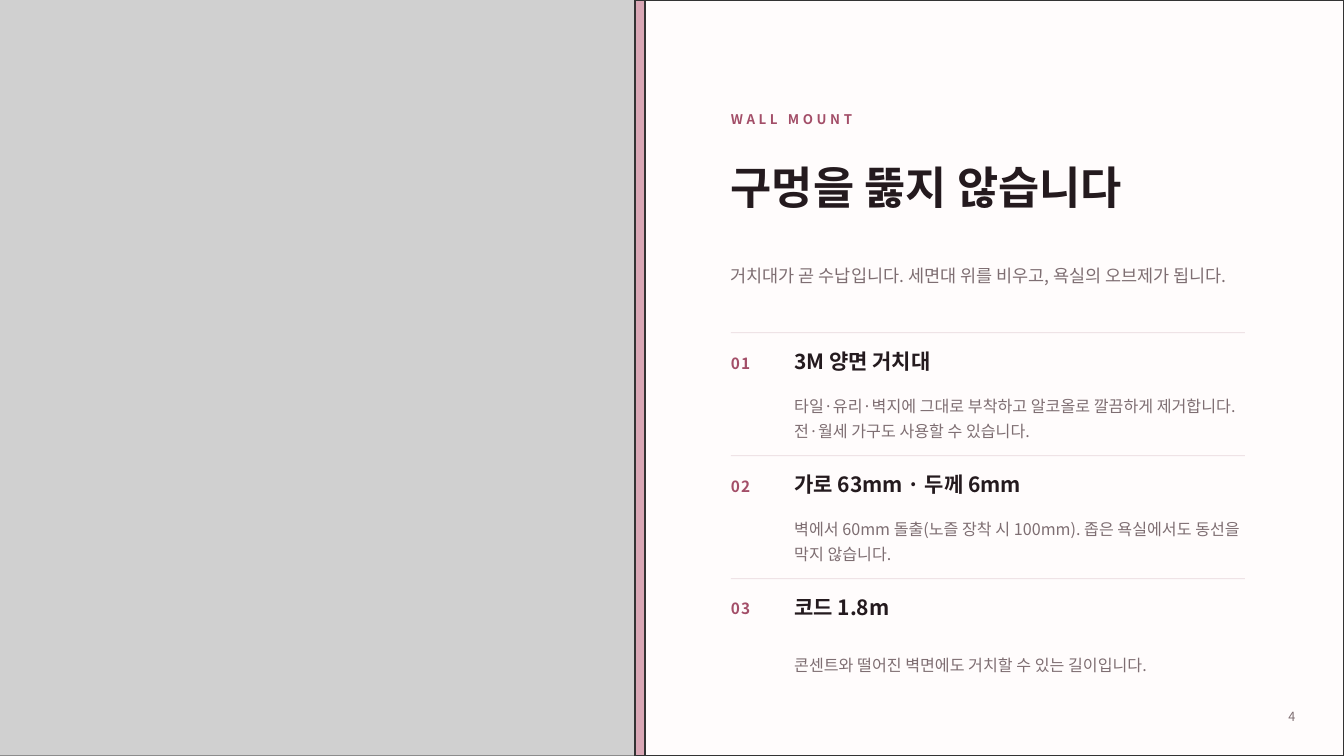
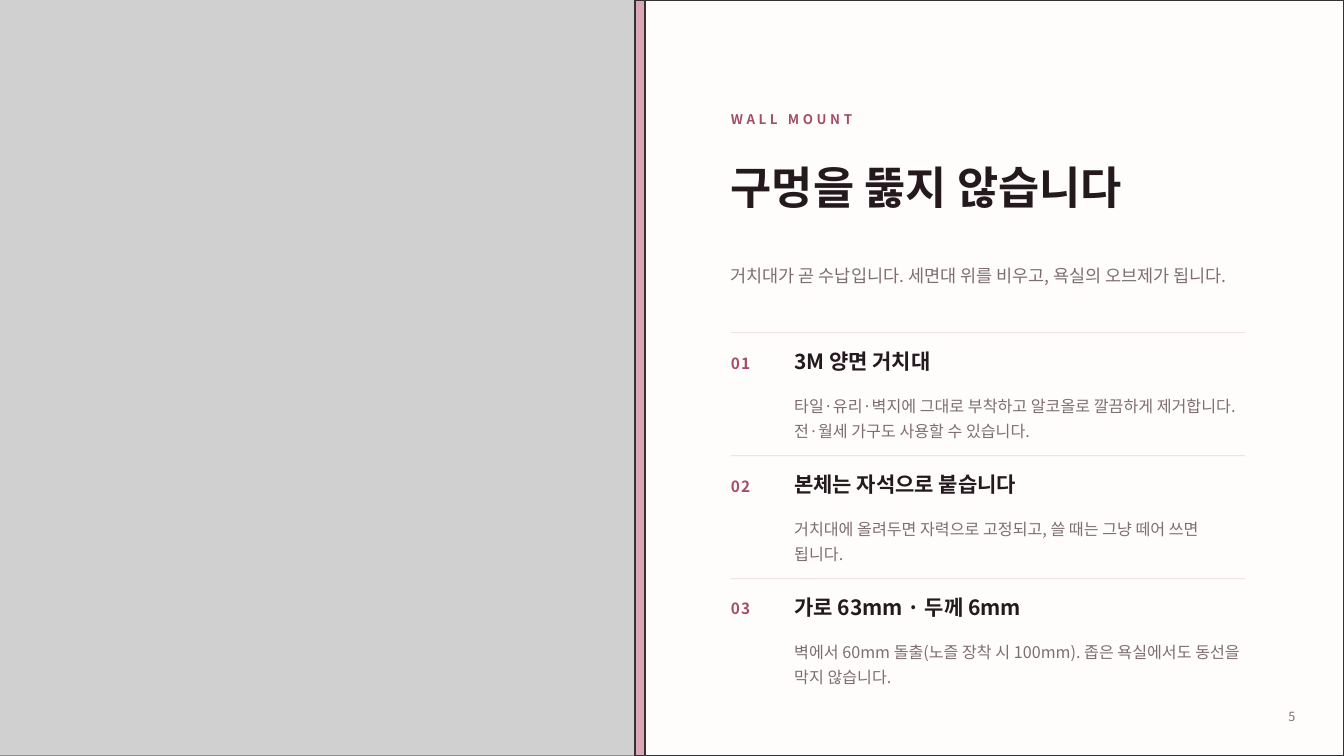
Before and after one commit to wqmn1212/nellia-order-hub, a slide deck: slide 5 of docs/넬리아_제품소개서_유통사용.pptx (slide 4 before the commit). Drawn at 1344x756 pixels with LibreOffice and Linux fonts; fonts in the diff are those of the drawing; grey boxes stand for pictures. Boxes give left, top, right and bottom in pixels: in the first picture for what was removed or moved away, otherwise in the second. Text is boxed around its words. In the diff, an @@ line names an element or a change of style, - is before the commit and + after.

```diff
--- a/docs/넬리아_제품소개서_유통사용.pptx
+++ b/docs/넬리아_제품소개서_유통사용.pptx
@@ text at (794,474,1016,494): text changed @@
-가로 63mm · 두께 6mm
+본체는 자석으로 붙습니다
@@ text at (794,521,1199,561): text changed @@
-벽에서 60mm 돌출(노즐 장착 시 100mm). 좁은 욕실에서도 동선을 막지 않습니다.
+거치대에 올려두면 자력으로 고정되고, 쓸 때는 그냥 떼어 쓰면 됩니다.
@@ text at (794,597,1021,617): text changed @@
-코드 1.8m
+가로 63mm · 두께 6mm
@@ text at (794,644,1240,684): text changed @@
-콘센트와 떨어진 벽면에도 거치할 수 있는 길이입니다.
+벽에서 60mm 돌출(노즐 장착 시 100mm). 좁은 욕실에서도 동선을 막지 않습니다.
@@ page number at (1288,712,1295,721): text changed @@
-4
+5
```
Also in this commit, not shown: 7 other slides changed, 6 slides added, 1 other file.
